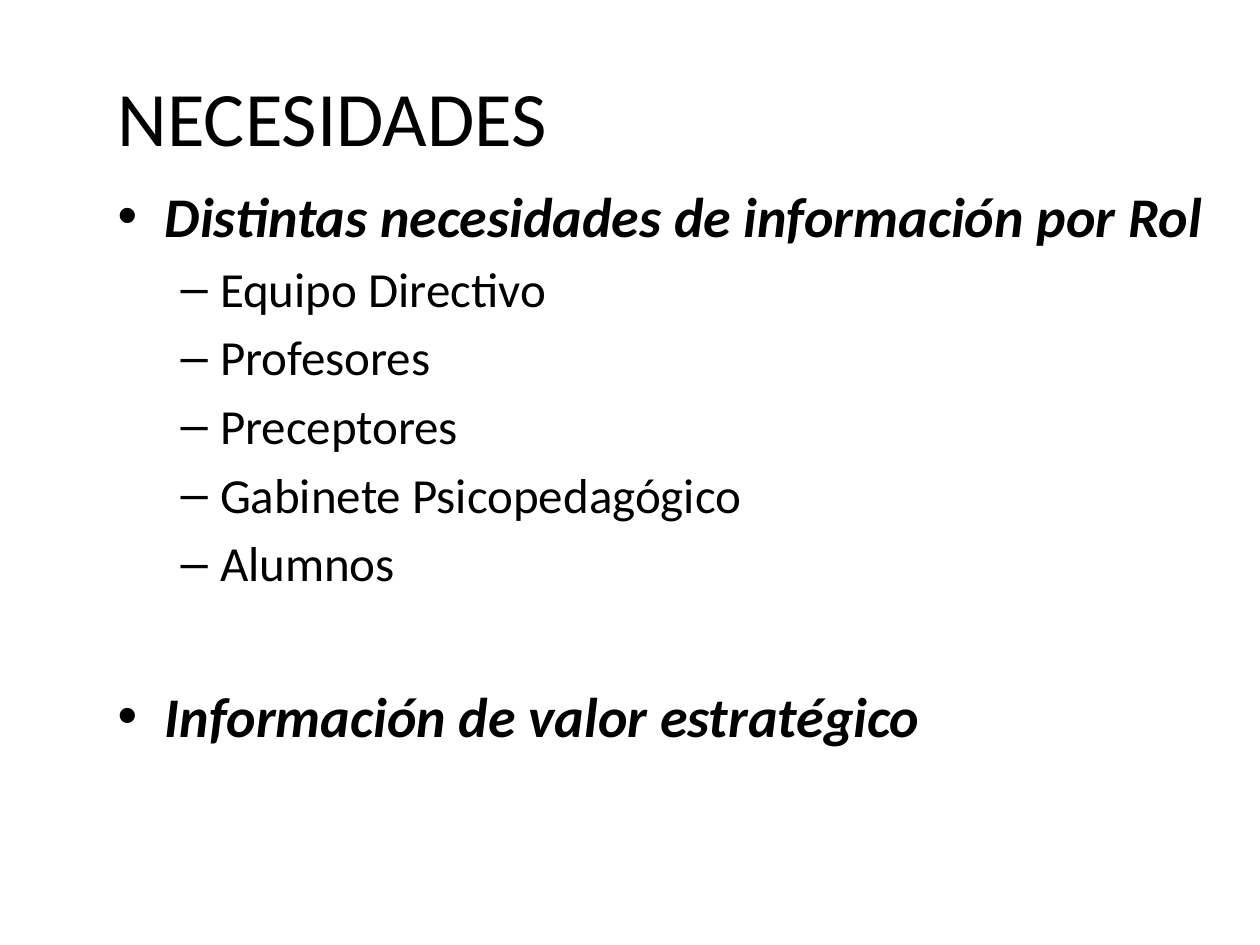
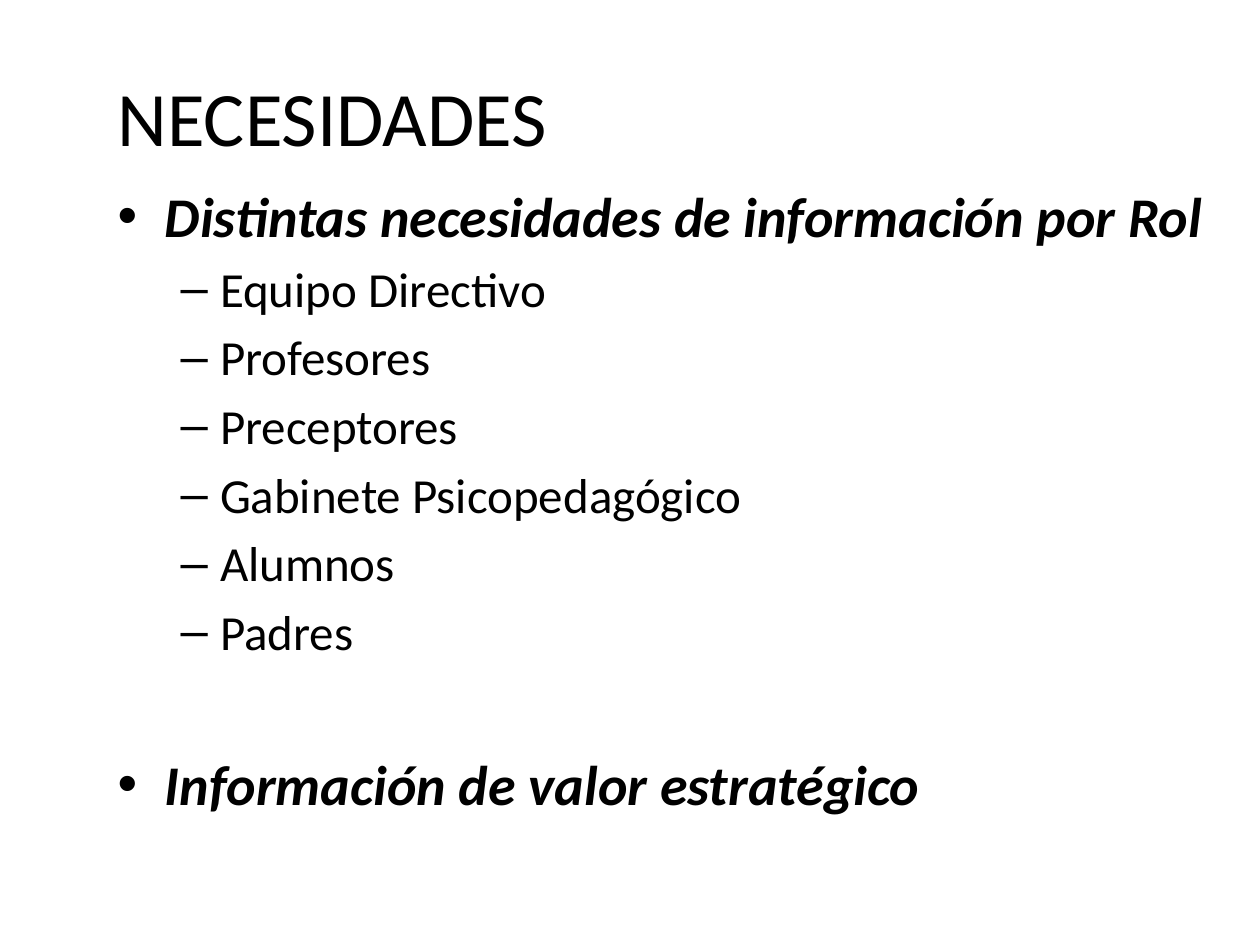
Before and after one commit to martinherr3/blpm, a slide deck: slide 6 of Docs/01-Relevamiento Inicial/Presentacion/PrimeraExposicion - Resumida.pptx. Drawn at 1260x945 pixels with LibreOffice and Linux fonts; fonts in the diff are those of the drawing; background and template pictures are left out. Boxes give left, top, right and bottom in pixels: in the first picture for what was removed or moved away, otherwise in the second. Text is boxed around its words. In the diff, an @@ line names an element or a change of style, - is before the commit and + after.

```diff
--- a/Docs/01-Relevamiento Inicial/Presentacion/PrimeraExposicion - Resumida.pptx
+++ b/Docs/01-Relevamiento Inicial/Presentacion/PrimeraExposicion - Resumida.pptx
@@ text at [220,616,353,651]: paragraph added @@
+  – Padres
```
Also in this commit, not shown: 5 other slides changed, 1 slide removed.
